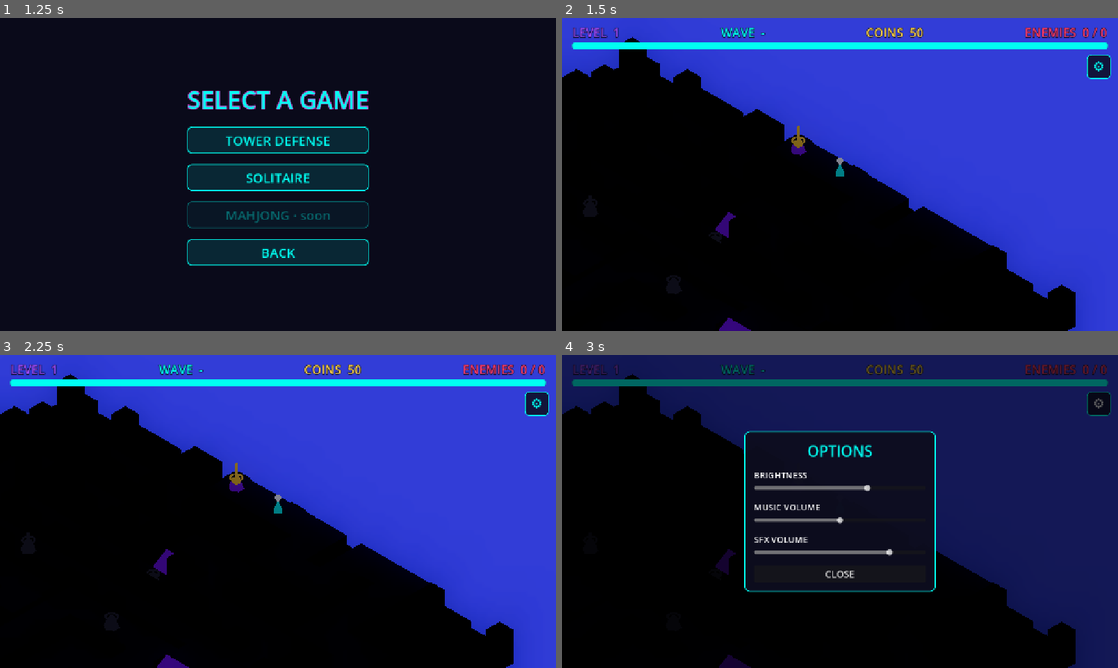
Above: before the commit, frames 1-4 (two rows, left to right).
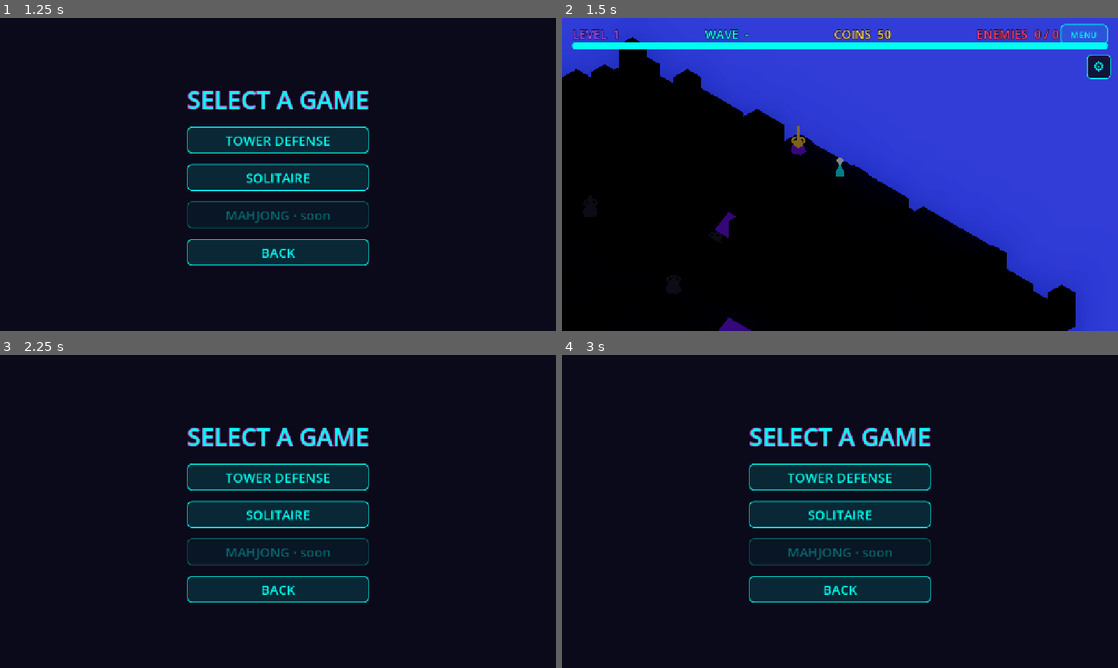
Above: after the commit, the same moments.

Repository: requaos/yarbell
Game: Godot game, scene res://scenes/ui/title.tscn
The game is run twice, just before and just after one commit, with the same random seed, the same clock (stepped at 60 frames per second) and the same inputs.
Inputs (mouse positions are in pixels of both pictures, inside the frame that each line leads up to):
- Up to frame 1 (1.25 s): click "PLAY" at 0.5 s
- Up to frame 2 (1.5 s): click "TOWER DEFENSE" at 1.25 s
- Up to frame 3 (2.25 s): click (522, 370) at 2 s, where only the run after the commit has a clickable "MENU"
- Up to frame 4 (3 s): click (1101, 405) at 2.75 s, where only the run before the commit has a clickable "⚙"

Frame 1 is identical in both runs. In frame 2, 1.6% of the frame differs, in the area x 2-99%, y 1-8%; in frame 3, 93%, in the area x 0-100%, y 0-100%; in frame 4, 89%.

Commit message:
Add a MENU button to the tower defense HUD
There was no way to leave the tower defense game once a level
started. The HUD top bar now ends in a neon MENU button (Solitaire
toolbar styling); pressing it returns to the game-select screen,
unpausing the tree and resetting the run state on the way out.

Verified end-to-end with a temporary test autoload: mid-run press
(1065 coins, level 7) landed on the Select scene with coins/level
reset to 50/1, zero script errors; harness removed afterwards.

Diff:
--- a/game/scripts/game.gd
+++ b/game/scripts/game.gd
@@ -22,6 +22,9 @@
 	_setup_environment()
 	_setup_light()
 	_setup_camera()
+	var hud := get_node_or_null("HUD")
+	if hud:
+		hud.menu_pressed.connect(_to_menu)
 
 func _process(delta: float) -> void:
 	var level := get_node_or_null("Level")
@@ -65,6 +68,13 @@
 	if _env:
 		_env.adjustment_brightness = value
 
+## Back to the game-select screen (HUD MENU button). Drop the run state and any
+## pause so the hub starts clean.
+func _to_menu() -> void:
+	get_tree().paused = false
+	GameState.reset()
+	get_tree().change_scene_to_file("res://scenes/ui/select.tscn")
+
 func _setup_camera() -> void:
 	_camera = Camera3D.new()
 	_camera.projection = Camera3D.PROJECTION_ORTHOGONAL
--- a/game/scripts/hud.gd
+++ b/game/scripts/hud.gd
@@ -1,7 +1,10 @@
 extends CanvasLayer
-## 2D overlay HUD. Top bar: level / coins / enemies remaining. A primary-tower
-## HP bar sits below it. A center overlay shows level-cleared / game-over. Binds
-## to the GameState autoload signals.
+## 2D overlay HUD. Top bar: level / coins / enemies remaining plus a MENU button
+## that returns to the game-select screen. A primary-tower HP bar sits below it.
+## A center overlay shows level-cleared / game-over. Binds to the GameState
+## autoload signals.
+
+signal menu_pressed
 
 var _level: Label
 var _wave: Label
@@ -35,6 +38,7 @@
 	top.add_child(_coins)
 	top.add_child(_spacer())
 	top.add_child(_enemies)
+	top.add_child(_btn("MENU", func() -> void: menu_pressed.emit()))
 
 	_hp = ProgressBar.new()
 	_hp.set_anchors_preset(Control.PRESET_TOP_WIDE)
@@ -139,6 +143,19 @@
 	spacer.size_flags_horizontal = Control.SIZE_EXPAND_FILL
 	return spacer
 
+## Small neon toolbar button (same styling as the Solitaire HUD's).
+func _btn(text: String, cb: Callable) -> Button:
+	var b := Button.new()
+	b.text = text
+	b.custom_minimum_size = Vector2(108.0, 48.0)
+	b.add_theme_font_size_override("font_size", 20)
+	b.add_theme_color_override("font_color", Palette.CYAN)
+	b.add_theme_stylebox_override("normal", NeonUI.button_style(0.12))
+	b.add_theme_stylebox_override("hover", NeonUI.button_style(0.25))
+	b.add_theme_stylebox_override("pressed", NeonUI.button_style(0.4))
+	b.pressed.connect(cb)
+	return b
+
 func _bar_style(color: Color) -> StyleBoxFlat:
 	var style := StyleBoxFlat.new()
 	style.bg_color = color
